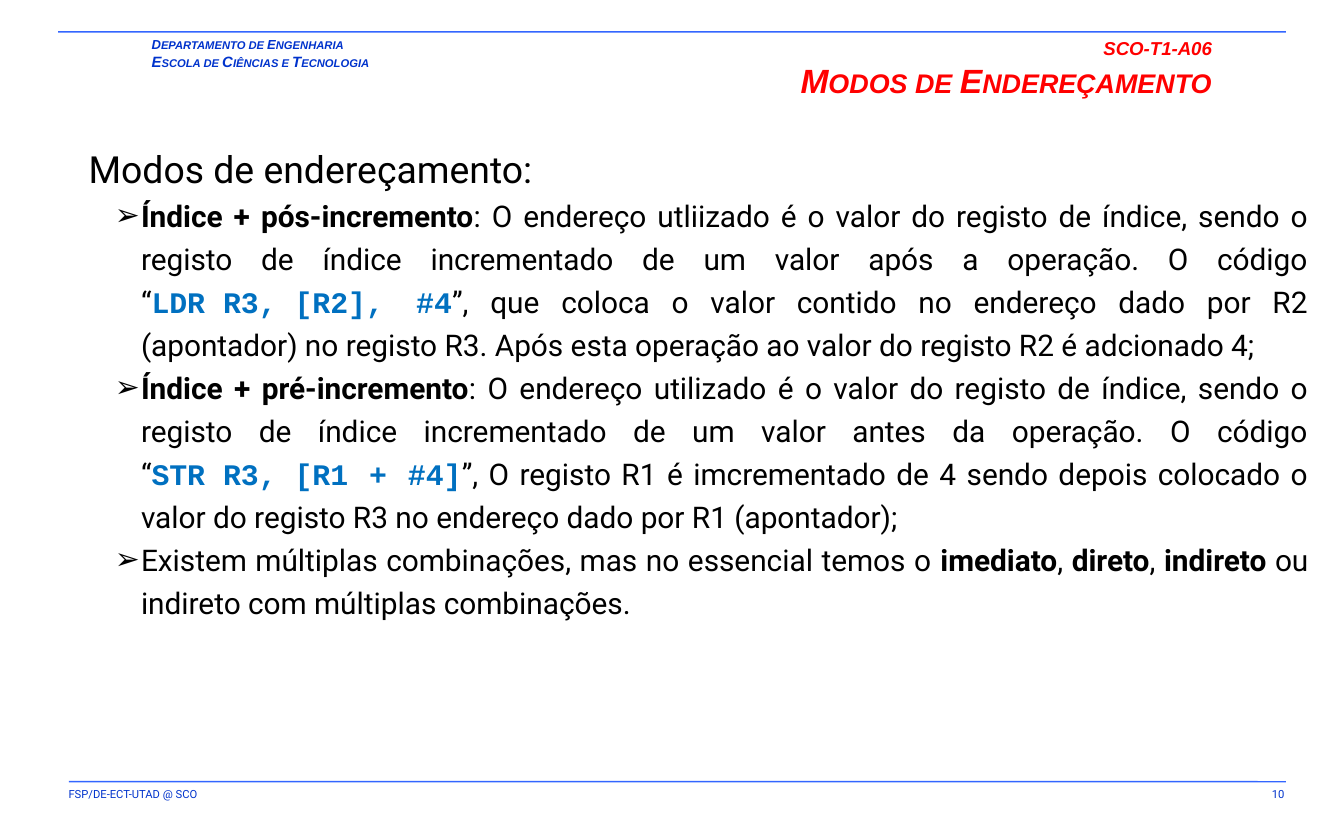
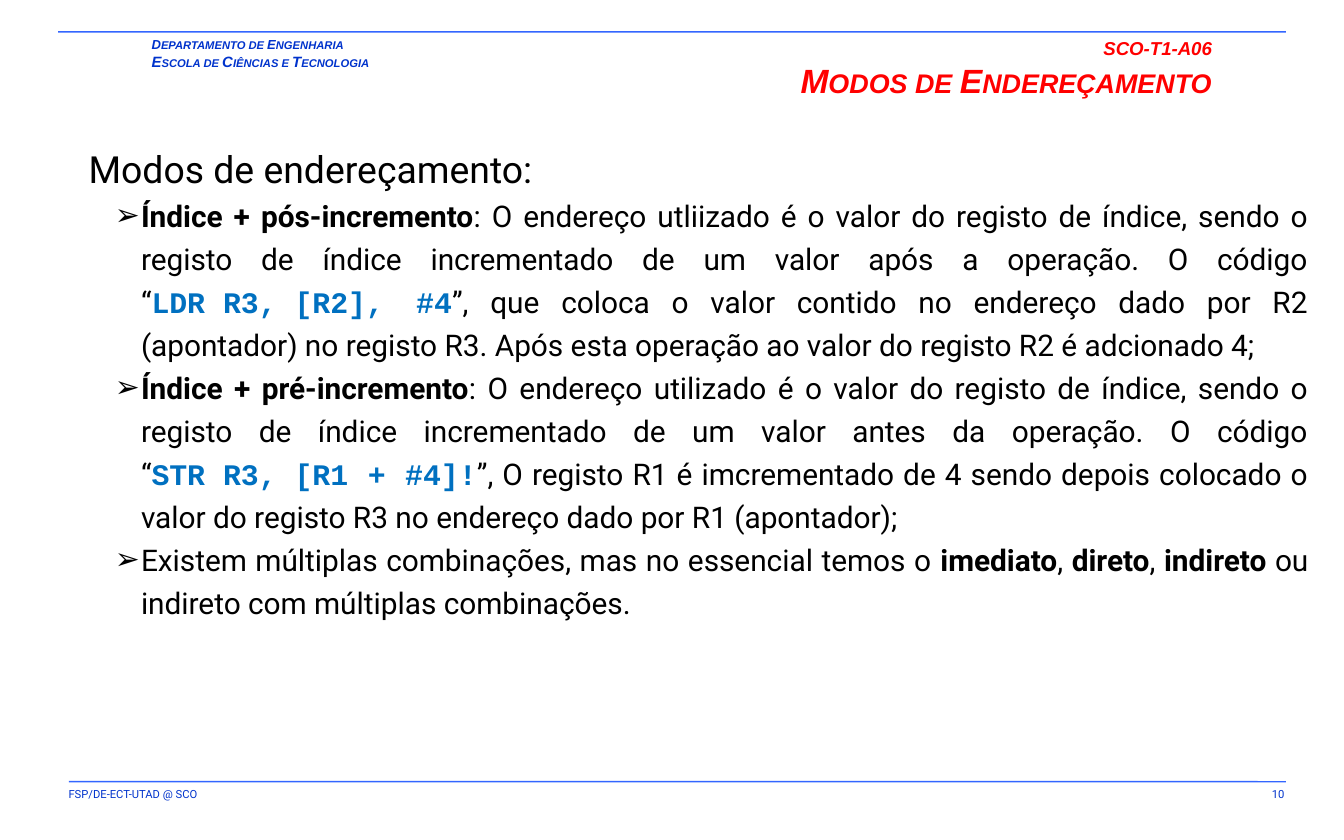
Before and after one commit to fsp864/UTAD-SCO, a slide deck: slide 10 of aulas/t/SCO-T1-A05-A06.pptx. Drawn at 1344x840 pixels with LibreOffice and Linux fonts; fonts in the diff are those of the drawing; background and template pictures are left out. Boxes give left, top, right and bottom in pixels: in the first picture for what was removed or moved away, otherwise in the second. Text is boxed around its words. In the diff, an @@ line names an element or a change of style, - is before the commit and + after.

Commit message:
Updates A07 A08

```diff
--- a/aulas/t/SCO-T1-A05-A06.pptx
+++ b/aulas/t/SCO-T1-A05-A06.pptx
@@ text at [141,372,1308,535]: text changed @@
-  ➢ Índice + pré-incremento: O endereço utilizado é o valor do registo de índice, sendo o registo de índice incrementado de um valor antes da operação. O código “STR R3, [R1 + #4]”, O registo R1 é imcrementado de 4 sendo depois colocado o valor do registo R3 no endereço dado por R1 (apontador);
+  ➢ Índice + pré-incremento: O endereço utilizado é o valor do registo de índice, sendo o registo de índice incrementado de um valor antes da operação. O código “STR R3, [R1 + #4]!”, O registo R1 é imcrementado de 4 sendo depois colocado o valor do registo R3 no endereço dado por R1 (apontador);
```
